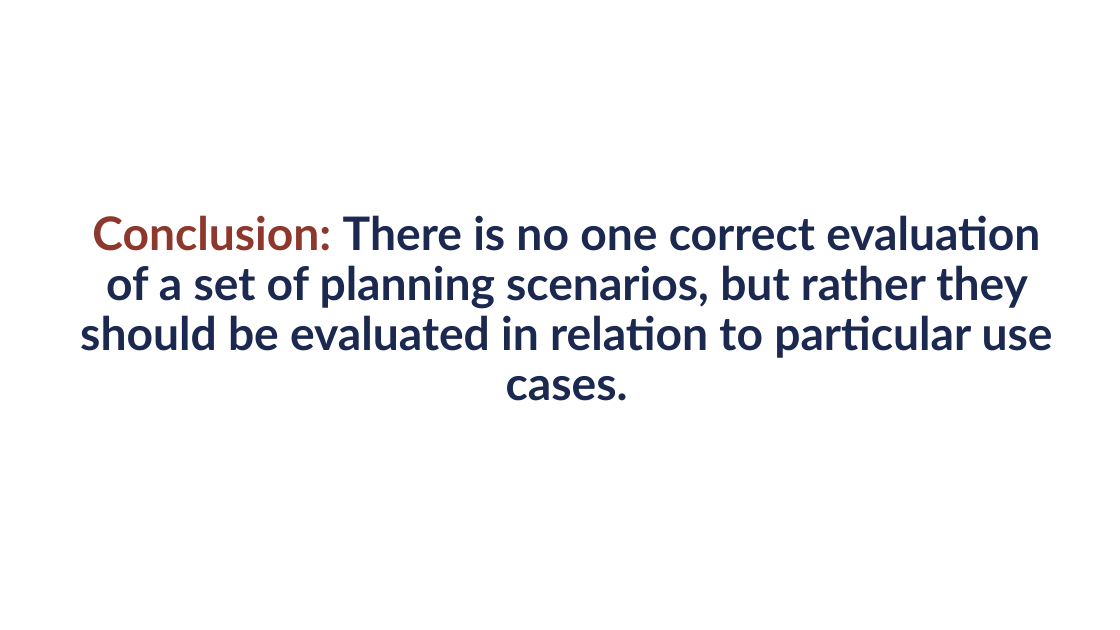
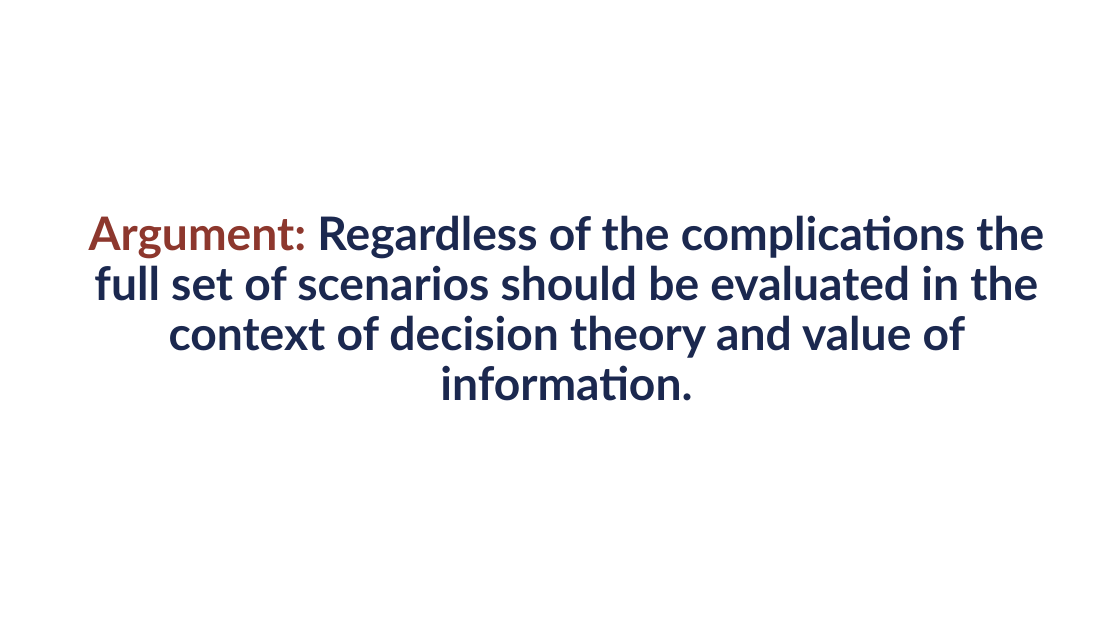
Before and after one commit to UNCIDD/scenario-eval-theory, a slide deck: slide 16 of presentations/INIPresentation_JL.pptx (slide 19 before the commit). Drawn at 1120x630 pixels with LibreOffice and Linux fonts; fonts in the diff are those of the drawing. Boxes give left, top, right and bottom in pixels: in the first picture for what was removed or moved away, otherwise in the second. Text is boxed around its words. In the diff, an @@ line names an element or a change of style, - is before the commit and + after.

```diff
--- a/presentations/INIPresentation_JL.pptx
+++ b/presentations/INIPresentation_JL.pptx
@@ title at [89, 215, 1044, 401]: text changed @@
-Conclusion: There is no one correct evaluation of a set of planning scenarios, but rather they should be evaluated in relation to particular use cases.
+Argument: Regardless of the complications the full set of scenarios should be evaluated in the context of decision theory and value of information.
```
Also in this commit, not shown: 4 other slides changed, 16 slides added, 2 slides removed, 4 other files.
